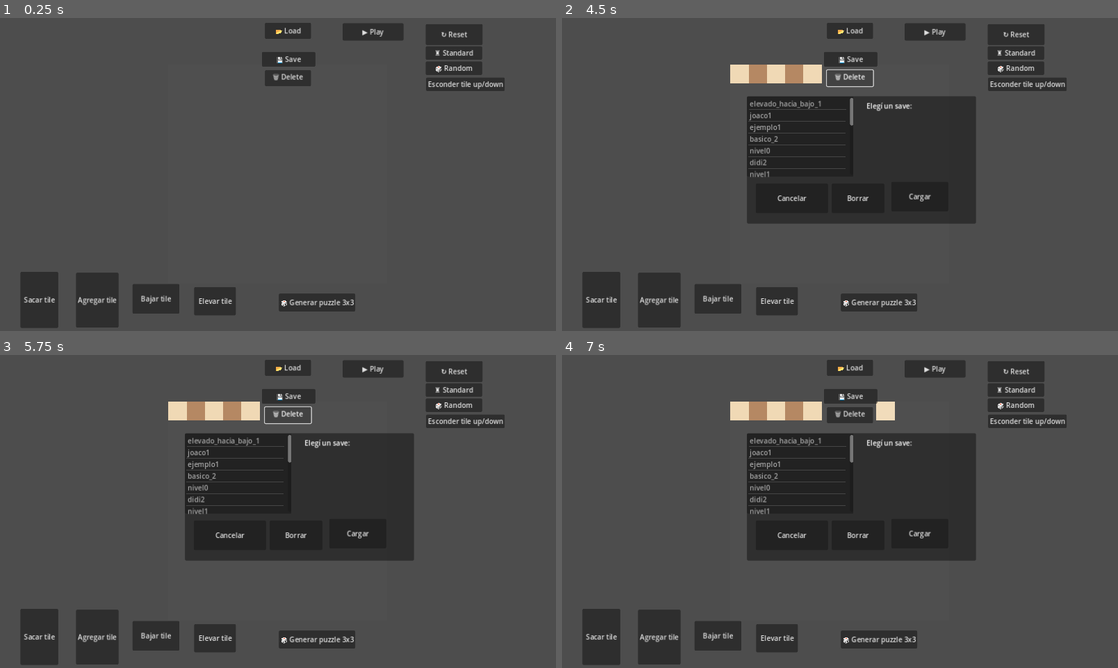
Above: before the commit, frames 1-4 (two rows, left to right).
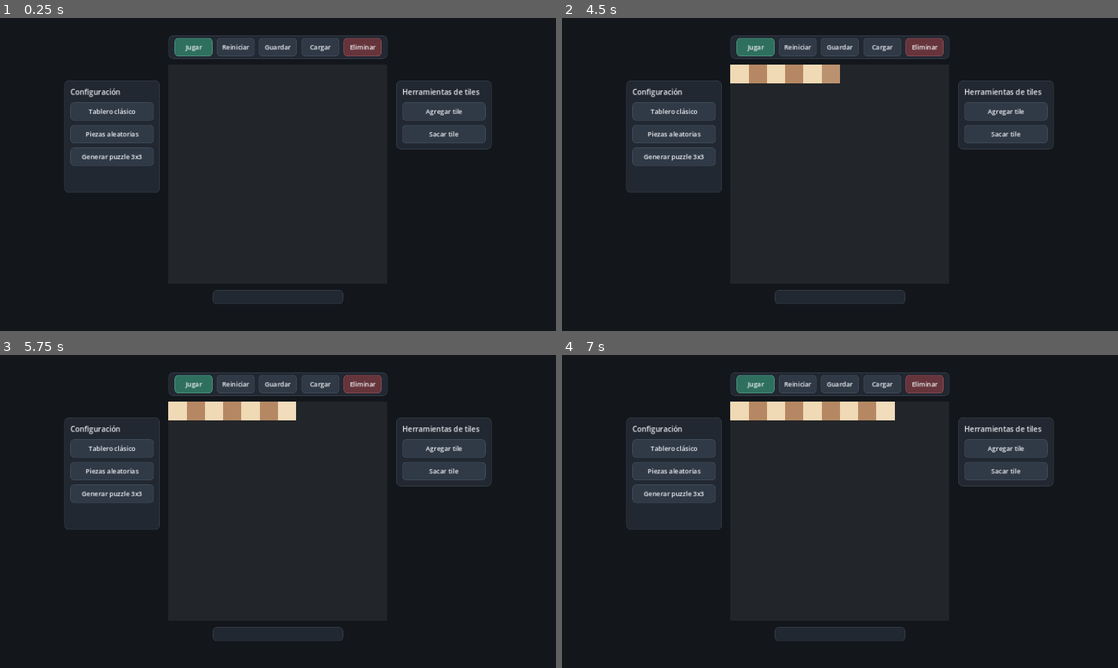
Above: after the commit, the same moments.

Repository: Laia-ar/ajedecks
Game: Godot game, scene res://board.tscn
Same seed, same stepped clock (60 frames per second), same inputs: the game is played once before the commit and once after it.
Inputs (mouse positions are in pixels of both pictures, inside the frame that each line leads up to):
- Up to frame 1 (0.25 s): no input
- Up to frame 2 (4.5 s): click (739, 74) at 0.5 s; click (756, 74) at 1.25 s; click (778, 74) at 2 s; click (795, 74) at 2.75 s; click (812, 74) at 3.5 s; click (828, 74) at 4.25 s
- Up to frame 3 (5.75 s): click (289, 411) at 5 s
- Up to frame 4 (7 s): click (867, 411) at 5.75 s; click (884, 411) at 6.5 s

The runs differ from the first frame. In frame 1, 98% of the frame differs, in the area x 0-100%, y 0-100%; in frame 2, 83%; in frame 3, 83%; in frame 4, 83%.

Commit message:
UI improved

Diff:
--- a/board.tscn
+++ b/board.tscn
@@ -15,13 +15,12 @@
 [ext_resource type="Script" path="res://reset_button.gd" id="15_mmcrq"]
 [ext_resource type="Script" path="res://save_button.gd" id="16_ccxe3"]
 [ext_resource type="Script" path="res://load_button.gd" id="17_3qfpr"]
-[ext_resource type="Script" path="res://card_raise_tile.gd" id="18_o2vdi"]
 [ext_resource type="Script" path="res://standard_board_button.gd" id="20_stnd"]
 [ext_resource type="Script" path="res://random_board_button.gd" id="21_rand"]
-[ext_resource type="Script" path="res://tile_config_toggle.gd" id="23_p1t8u"]
 [ext_resource type="Script" path="res://puzzle_generator.gd" id="24_3hkmn"]
 [ext_resource type="Script" path="res://delete_button.gd" id="25_dbtn"]
 [ext_resource type="Script" path="res://puzzle_info.gd" id="26_pinfo"]
+[ext_resource type="Script" path="res://ui_layout.gd" id="27_ui"]
 
 [node name="Board" type="Control"]
 layout_mode = 3
@@ -30,6 +29,16 @@
 offset_bottom = 40.0
 script = ExtResource("1_f1l42")
 BoardPath = NodePath("Flow")
+
+[node name="Background" type="ColorRect" parent="."]
+layout_mode = 1
+anchors_preset = 15
+anchor_right = 1.0
+anchor_bottom = 1.0
+grow_horizontal = 2
+grow_vertical = 2
+mouse_filter = 2
+color = Color(0.075, 0.09, 0.11, 1)
 
 [node name="StatusLabel" type="Label" parent="."]
 layout_mode = 0
@@ -97,6 +106,34 @@
 offset_bottom = 83.0
 text = "Queen"
 
+[node name="TopToolbar" type="Panel" parent="."]
+layout_mode = 0
+mouse_filter = 2
+
+[node name="LeftToolPanel" type="Panel" parent="."]
+layout_mode = 0
+mouse_filter = 2
+
+[node name="Title" type="Label" parent="LeftToolPanel"]
+layout_mode = 0
+offset_left = 14.0
+offset_top = 14.0
+offset_right = 206.0
+offset_bottom = 40.0
+text = "Configuración"
+
+[node name="RightToolPanel" type="Panel" parent="."]
+layout_mode = 0
+mouse_filter = 2
+
+[node name="Title" type="Label" parent="RightToolPanel"]
+layout_mode = 0
+offset_left = 14.0
+offset_top = 14.0
+offset_right = 206.0
+offset_bottom = 40.0
+text = "Herramientas de tiles"
+
 [node name="DestroyTileCard" type="Button" parent="."]
 layout_mode = 1
 anchors_preset = -1
@@ -131,7 +168,7 @@
 script = ExtResource("14_1lhue")
 BoardPath = NodePath("..")
 PaletteButtons = Array[NodePath]([NodePath("../StandardButton"), NodePath("../RandomButton")])
-TilePaletteButtons = Array[NodePath]([NodePath("../DestroyTileCard"), NodePath("../ReviveTileCard"), NodePath("../RaiseTile"), NodePath("../LowerTile")])
+TilePaletteButtons = Array[NodePath]([NodePath("../DestroyTileCard"), NodePath("../ReviveTileCard")])
 
 [node name="ResetButton" type="Button" parent="."]
 layout_mode = 1
@@ -166,146 +203,116 @@
 BoardPath = NodePath("..")
 FlowPath = NodePath("../Flow")
 
+[node name="DialogBackdrop" type="ColorRect" parent="."]
+visible = false
+z_index = 100
+layout_mode = 1
+anchors_preset = 15
+anchor_right = 1.0
+anchor_bottom = 1.0
+grow_horizontal = 2
+grow_vertical = 2
+color = Color(0, 0, 0, 0.62)
+
 [node name="SaveDialog" type="Panel" parent="."]
 visible = false
-z_index = 10
-layout_mode = 1
-anchors_preset = -1
-anchor_left = 8.825
-anchor_top = 4.675
-anchor_right = 24.5
-anchor_bottom = 13.525
-offset_left = -3.05176e-05
-offset_right = -6.10352e-05
+z_index = 101
+layout_mode = 0
+offset_right = 520.0
+offset_bottom = 360.0
 
 [node name="Label" type="Label" parent="SaveDialog"]
-layout_mode = 1
-anchors_preset = -1
-anchor_left = 0.205
-anchor_top = 0.115
-anchor_right = 0.77
-anchor_bottom = 0.2
-offset_left = 0.00499725
-offset_top = -11.525
-offset_right = -0.030014
+layout_mode = 0
+offset_left = 24.0
+offset_top = 20.0
+offset_right = 496.0
+offset_bottom = 44.0
 text = "Nombre del save:"
 
 [node name="NameInput" type="LineEdit" parent="SaveDialog"]
-layout_mode = 1
-anchors_preset = -1
-anchor_left = 0.201
-anchor_top = 0.281
-anchor_right = 0.749
-anchor_bottom = 0.5
-offset_left = -0.0390015
-offset_top = 0.0649986
-offset_right = -0.0110016
-offset_bottom = 1.5
+layout_mode = 0
+offset_left = 24.0
+offset_top = 48.0
+offset_right = 496.0
+offset_bottom = 88.0
 
 [node name="InformationLabel" type="Label" parent="SaveDialog"]
 layout_mode = 0
-offset_left = 126.0
-offset_top = 180.0
-offset_right = 500.0
-offset_bottom = 204.0
+offset_left = 24.0
+offset_top = 106.0
+offset_right = 496.0
+offset_bottom = 130.0
 text = "Información del puzzle:"
 
 [node name="InformationInput" type="TextEdit" parent="SaveDialog"]
 layout_mode = 0
-offset_left = 126.0
-offset_top = 205.0
-offset_right = 500.0
-offset_bottom = 285.0
+offset_left = 24.0
+offset_top = 134.0
+offset_right = 496.0
+offset_bottom = 282.0
 placeholder_text = "Objetivo, reglas especiales, pistas..."
 wrap_mode = 1
 
 [node name="Confirm" type="Button" parent="SaveDialog"]
 layout_mode = 0
-offset_left = 368.0
-offset_top = 303.0
-offset_right = 559.0
-offset_bottom = 335.0
+offset_left = 270.0
+offset_top = 302.0
+offset_right = 496.0
+offset_bottom = 342.0
 text = "Guardar"
 
 [node name="Cancel" type="Button" parent="SaveDialog"]
 layout_mode = 0
-offset_left = 126.0
-offset_top = 303.0
-offset_right = 317.0
-offset_bottom = 335.0
+offset_left = 24.0
+offset_top = 302.0
+offset_right = 250.0
+offset_bottom = 342.0
 text = "Cancelar"
 
 [node name="LoadDialog" type="Panel" parent="."]
 visible = false
-z_index = 10
-layout_mode = 1
-anchors_preset = -1
-anchor_left = 10.65
-anchor_top = 4.5
-anchor_right = 23.825
-anchor_bottom = 11.825
-offset_left = -3.05176e-05
-offset_bottom = -3.05176e-05
+z_index = 101
+layout_mode = 0
+offset_right = 460.0
+offset_bottom = 360.0
 
 [node name="Label" type="Label" parent="LoadDialog"]
-layout_mode = 1
-anchors_preset = -1
-anchor_left = 0.522
-anchor_top = 0.038
-anchor_right = 0.954
-anchor_bottom = 0.224
-offset_left = -0.0939941
-offset_top = -0.134006
-offset_right = -0.206024
-offset_bottom = -4.284
+layout_mode = 0
+offset_left = 24.0
+offset_top = 20.0
+offset_right = 436.0
+offset_bottom = 44.0
 text = "Elegí un save:"
 
 [node name="FileList" type="ItemList" parent="LoadDialog"]
-layout_mode = 1
-anchors_preset = -1
-anchor_right = 0.465
-anchor_bottom = 0.631
-offset_right = -0.0550232
-offset_bottom = 0.116989
+layout_mode = 0
+offset_left = 24.0
+offset_top = 50.0
+offset_right = 436.0
+offset_bottom = 282.0
 
 [node name="Confirm" type="Button" parent="LoadDialog"]
-layout_mode = 1
-anchors_preset = -1
-anchor_left = 0.631
-anchor_top = 0.672
-anchor_right = 0.88
-anchor_bottom = 0.903
-offset_left = -0.0710144
-offset_top = -0.0480042
-offset_right = -0.0800171
-offset_bottom = -0.00200653
+layout_mode = 0
+offset_left = 302.0
+offset_top = 302.0
+offset_right = 436.0
+offset_bottom = 342.0
 text = "Cargar"
 
 [node name="Cancel" type="Button" parent="LoadDialog"]
-layout_mode = 1
-anchors_preset = -1
-anchor_left = 0.037
-anchor_top = 0.687
-anchor_right = 0.353
-anchor_bottom = 0.918
-offset_left = 0.0830002
-offset_top = -0.0580063
-offset_right = -0.0730057
-offset_bottom = -0.0120087
-text = "Cancelar
-"
+layout_mode = 0
+offset_left = 24.0
+offset_top = 302.0
+offset_right = 158.0
+offset_bottom = 342.0
+text = "Cancelar"
 
 [node name="Delete" type="Button" parent="LoadDialog"]
-layout_mode = 1
-anchors_preset = -1
-anchor_left = 0.37
-anchor_top = 0.687
-anchor_right = 0.6
-anchor_bottom = 0.918
-offset_left = 0.0830002
-offset_top = -0.0580063
-offset_right = -0.0730057
-offset_bottom = -0.0120087
+layout_mode = 0
+offset_left = 163.0
+offset_top = 302.0
+offset_right = 297.0
+offset_bottom = 342.0
 text = "Borrar"
 
 [node name="PuzzleInfo" type="Panel" parent="."]
@@ -373,44 +380,6 @@
 BoardPath = NodePath("..")
 LoadDialogPath = NodePath("../LoadDialog")
 
-[node name="RaiseTile" type="Button" parent="."]
-layout_mode = 1
-anchors_preset = -1
-anchor_left = 11.175
-anchor_top = 15.475
-anchor_right = 13.575
-anchor_bottom = 17.1
-script = ExtResource("18_o2vdi")
-BoardPath = NodePath("..")
-FlowPath = NodePath("../Flow")
-
-[node name="LowerTile" type="Button" parent="."]
-layout_mode = 1
-anchors_preset = -1
-anchor_left = 7.625
-anchor_top = 15.3
-anchor_right = 10.325
-anchor_bottom = 17.0
-offset_left = -3.05176e-05
-offset_top = -6.10352e-05
-offset_right = -3.05176e-05
-script = ExtResource("18_o2vdi")
-BoardPath = NodePath("..")
-FlowPath = NodePath("../Flow")
-Delta = -1
-
-[node name="TileConfigToggle" type="Button" parent="." node_paths=PackedStringArray("raise_tile_button", "lower_tile_button")]
-layout_mode = 1
-anchors_preset = -1
-anchor_left = 24.525
-anchor_top = 3.425
-anchor_right = 27.725
-anchor_bottom = 4.025
-offset_left = -6.10352e-05
-script = ExtResource("23_p1t8u")
-raise_tile_button = NodePath("../RaiseTile")
-lower_tile_button = NodePath("../LowerTile")
-
 [node name="PuzzleGenerator" type="Button" parent="."]
 layout_mode = 1
 anchors_preset = -1
@@ -495,6 +464,9 @@
 [node name="Cancel" type="Button" parent="PiecePicker/GridContainer"]
 layout_mode = 2
 text = "Cancelar"
+
+[node name="UILayout" type="Node" parent="."]
+script = ExtResource("27_ui")
 
 [connection signal="GameWin" from="." to="GameWin" method="_on_board_game_win"]
 [connection signal="SendLocation" from="Flow" to="." method="_on_flow_send_location"]
--- a/card_destroy_tile.gd
+++ b/card_destroy_tile.gd
@@ -13,6 +13,7 @@
 
 func _ready():
 	text = "Sacar tile"
+	tooltip_text = "Seleccionar una tile vacía para eliminarla"
 	pressed.connect(_on_pressed)
 	# Conectarse a la señal del Flow para enterarse cuando se clickea una tile
 	Flow.SendLocation.connect(_on_tile_clicked)
@@ -26,7 +27,7 @@
 		Board.DeactivateAllPaletteTools()
 	SelectingTile = !SelectingTile  # Toggle: si la apretás de nuevo, cancelás
 	if SelectingTile:
-		text = "Elegí una tile para sacar..."
+		text = "Cancelar selección"
 	else:
 		text = "Sacar tile"
 
--- a/card_raise_tile.gd
+++ b/card_raise_tile.gd
@@ -14,6 +14,7 @@
 func _ready():
 	BaseText = "Elevar tile" if Delta > 0 else "Bajar tile"
 	text = BaseText
+	tooltip_text = "Cambiar la altura de una tile activa"
 	pressed.connect(_on_pressed)
 	Flow.SendLocation.connect(_on_tile_clicked)
 
@@ -26,7 +27,7 @@
 		Board.DeactivateAllPaletteTools()
 	Selecting = !Selecting
 	if Selecting:
-		text = "Elegí una tile..."
+		text = "Cancelar selección"
 	else:
 		text = BaseText
 
--- a/card_revive_tile.gd
+++ b/card_revive_tile.gd
@@ -10,6 +10,7 @@
 
 func _ready():
 	text = "Agregar tile"
+	tooltip_text = "Seleccionar un espacio gris para recuperar la tile"
 	pressed.connect(_on_pressed)
 	Flow.SendLocation.connect(_on_tile_clicked)
 
@@ -22,7 +23,7 @@
 		Board.DeactivateAllPaletteTools()
 	SelectingTile = !SelectingTile
 	if SelectingTile:
-		text = "Elegí dónde agregar una tile..."
+		text = "Cancelar selección"
 	else:
 		text = "Agregar tile"
 
--- a/delete_button.gd
+++ b/delete_button.gd
@@ -5,11 +5,13 @@
 
 @onready var Board = get_node(BoardPath)
 @onready var LoadDialog = get_node(LoadDialogPath)
+@onready var DialogBackdrop = LoadDialog.get_parent().get_node("DialogBackdrop")
 
 const SAVE_DIR = "res://saves/"
 
 func _ready():
-	text = "🗑 Delete"
+	text = "Eliminar"
+	tooltip_text = "Eliminar un puzzle guardado"
 	pressed.connect(_on_pressed)
 	LoadDialog.get_node("Delete").pressed.connect(_on_delete_confirm)
 	LoadDialog.get_node("Cancel").pressed.connect(_on_cancel)
@@ -28,6 +30,10 @@
 			list.add_item(filename.trim_suffix(".json"))
 		filename = dir.get_next()
 
+	LoadDialog.get_node("Label").text = "Eliminar puzzle"
+	LoadDialog.get_node("Confirm").visible = false
+	LoadDialog.get_node("Delete").visible = true
+	DialogBackdrop.visible = true
 	LoadDialog.visible = true
 
 func _on_delete_confirm():
@@ -45,3 +51,4 @@
 
 func _on_cancel():
 	LoadDialog.visible = false
+	DialogBackdrop.visible = false
--- a/load_button.gd
+++ b/load_button.gd
@@ -7,17 +7,23 @@
 @onready var Board = get_node(BoardPath)
 @onready var LoadDialog = get_node(LoadDialogPath)
 @onready var PuzzleInfo = get_node(PuzzleInfoPath)
+@onready var DialogBackdrop = LoadDialog.get_parent().get_node("DialogBackdrop")
 
 const SAVE_DIR = "res://saves/"
 
 func _ready():
-	text = "📂 Load"
+	text = "Cargar"
+	tooltip_text = "Cargar un puzzle guardado"
 	pressed.connect(_on_pressed)
 	LoadDialog.get_node("Confirm").pressed.connect(_on_confirm)
 	LoadDialog.get_node("Cancel").pressed.connect(_on_cancel)
 
 func _on_pressed():
 	_refresh_save_list()
+	LoadDialog.get_node("Label").text = "Cargar puzzle"
+	LoadDialog.get_node("Confirm").visible = true
+	LoadDialog.get_node("Delete").visible = false
+	DialogBackdrop.visible = true
 	LoadDialog.visible = true
 
 func _refresh_save_list():
@@ -58,7 +64,9 @@
 	Board.DeserializeBoard(data)
 	PuzzleInfo.set_information(str(data.get("information", "")))
 	LoadDialog.visible = false
+	DialogBackdrop.visible = false
 	print("Cargado: " + path)
 
 func _on_cancel():
 	LoadDialog.visible = false
+	DialogBackdrop.visible = false
--- a/mode_toggle.gd
+++ b/mode_toggle.gd
@@ -9,16 +9,17 @@
 @onready var Board = get_node(BoardPath)
 
 func _ready():
-	text = "▶ Play"
+	text = "Jugar"
+	tooltip_text = "Probar el puzzle con las reglas de juego"
 	pressed.connect(_on_pressed)
 
 func _on_pressed():
 	Board.PlayMode = not Board.PlayMode
 	if Board.PlayMode:
-		text = "✎ Edit"
+		text = "Editar"
 		_set_palette_enabled(false)
 	else:
-		text = "▶ Play"
+		text = "Jugar"
 		_set_palette_enabled(true)
 
 func _set_palette_enabled(enabled: bool):
--- a/puzzle_generator.gd
+++ b/puzzle_generator.gd
@@ -23,7 +23,8 @@
 const PIECE_TYPES = ["Rook", "Bishop", "Knight"]
 
 func _ready():
-	text = "🎲 Generar puzzle 3x3"
+	text = "Generar puzzle 3x3"
+	tooltip_text = "Generar un puzzle experimental de tiles"
 	pressed.connect(_on_pressed)
 
 func _on_pressed():
--- a/random_board_button.gd
+++ b/random_board_button.gd
@@ -10,7 +10,8 @@
 var piece_scenes: Dictionary
 
 func _ready():
-	text = "🎲 Random"
+	text = "Piezas aleatorias"
+	tooltip_text = "Distribuir piezas al azar sobre las tiles activas"
 	pressed.connect(_on_pressed)
 	piece_scenes = {
 		"Pawn": Flow.Pawn,
--- a/reset_button.gd
+++ b/reset_button.gd
@@ -9,7 +9,8 @@
 @onready var ModeToggle = get_node(ModeTogglePath)
 
 func _ready():
-	text = "↻ Reset"
+	text = "Reiniciar"
+	tooltip_text = "Vaciar el tablero y volver al modo edición"
 	pressed.connect(_on_pressed)
 
 func _on_pressed():
--- a/save_button.gd
+++ b/save_button.gd
@@ -5,11 +5,13 @@
 
 @onready var Board = get_node(BoardPath)
 @onready var SaveDialog = get_node(SaveDialogPath)
+@onready var DialogBackdrop = SaveDialog.get_parent().get_node("DialogBackdrop")
 
 const SAVE_DIR = "res://saves/"
 
 func _ready():
-	text = "💾 Save"
+	text = "Guardar"
+	tooltip_text = "Guardar el puzzle actual"
 	pressed.connect(_on_pressed)
 	# Los puzzles se guardan dentro del proyecto para poder versionarlos.
 	var error = DirAccess.make_dir_recursive_absolute(ProjectSettings.globalize_path(SAVE_DIR))
@@ -20,6 +22,7 @@
 	SaveDialog.get_node("Cancel").pressed.connect(_on_cancel)
 
 func _on_pressed():
+	DialogBackdrop.visible = true
 	SaveDialog.visible = true
 	SaveDialog.get_node("NameInput").text = ""
 	SaveDialog.get_node("InformationInput").text = ""
@@ -44,7 +47,9 @@
 	file.close()
 
 	SaveDialog.visible = false
+	DialogBackdrop.visible = false
 	print("Guardado: " + path)
 
 func _on_cancel():
 	SaveDialog.visible = false
+	DialogBackdrop.visible = false
--- /dev/null
+++ b/saves/ejemplo2.json
@@ -0,0 +1,12 @@
+{
+  "active_tiles": [],
+  "board_x": 12,
+  "board_y": 12,
+  "information": "Vamos a ver si las notas funcionan, en particular cuando ess extesno. Lorem ipsum\nVamos a ver si las notas funcionan, en particular cuando ess extesno. Lorem ipsum\nVamos a ver si las notas funcionan, en particular cuando ess extesno. Lorem ipsum\nVamos a ver si las notas funcionan, en particular cuando ess extesno. Lorem ipsum\nVamos a ver si las notas funcionan, en particular cuando ess extesno. Lorem ipsum\nVamos a ver si las notas funcionan, en particular cuando ess extesno. Lorem ipsum\nVamos a ver si las notas funcionan, en particular cuando ess extesno. Lorem ipsum\nVamos a ver si las notas funcionan, en particular cuando ess extesno. Lorem ipsum",
+  "pieces": [],
+  "tile_heights": {
+
+  },
+  "turn": 0,
+  "version": 1
+}
--- a/standard_board_button.gd
+++ b/standard_board_button.gd
@@ -7,7 +7,8 @@
 @onready var Flow = get_node(FlowPath)
 
 func _ready():
-	text = "♜ Standard"
+	text = "Tablero clásico"
+	tooltip_text = "Crear una partida de ajedrez estándar"
 	pressed.connect(_on_pressed)
 
 func _on_pressed():
--- a/tile_config_toggle.gd
+++ b/tile_config_toggle.gd
@@ -3,22 +3,27 @@
 @export var raise_tile_button: Button
 @export var lower_tile_button: Button
 
-var _hidden: bool = false
+var _hidden: bool = true
 
 func _ready():
 	pressed.connect(_on_pressed)
+	tooltip_text = "Mostrar u ocultar las herramientas de altura"
+	_update_button_visibility()
 	_update_text()
 
 func _on_pressed():
 	_hidden = not _hidden
+	_update_button_visibility()
+	_update_text()
+
+func _update_button_visibility():
 	if raise_tile_button != null:
 		raise_tile_button.visible = not _hidden
 	if lower_tile_button != null:
 		lower_tile_button.visible = not _hidden
-	_update_text()
 
 func _update_text():
 	if _hidden:
-		text = "Mostrar tile up/down"
+		text = "Mostrar alturas"
 	else:
-		text = "Esconder tile up/down"
+		text = "Ocultar alturas"
--- /dev/null
+++ b/ui_layout.gd
@@ -0,0 +1,162 @@
+extends Node
+
+const PANEL_WIDTH := 220.0
+const PANEL_PADDING := 14.0
+const BUTTON_HEIGHT := 42.0
+const BUTTON_GAP := 10.0
+
+@onready var Board = get_parent()
+@onready var Flow: Control = Board.get_node("Flow")
+@onready var Background: ColorRect = Board.get_node("Background")
+@onready var DialogBackdrop: ColorRect = Board.get_node("DialogBackdrop")
+@onready var TopToolbar: Panel = Board.get_node("TopToolbar")
+@onready var LeftPanel: Panel = Board.get_node("LeftToolPanel")
+@onready var RightPanel: Panel = Board.get_node("RightToolPanel")
+@onready var StatusLabel: Label = Board.get_node("StatusLabel")
+
+func _ready():
+	get_viewport().size_changed.connect(_layout)
+	call_deferred("_initialize_ui")
+
+func _initialize_ui():
+	_apply_styles()
+	_layout()
+
+func _layout():
+	var viewport_size = get_viewport().get_visible_rect().size
+	Background.size = viewport_size
+	DialogBackdrop.size = viewport_size
+
+	var board_rect = Rect2(Flow.position, Flow.size)
+	TopToolbar.position = Vector2(board_rect.position.x, maxf(16.0, board_rect.position.y - 68.0))
+	TopToolbar.size = Vector2(board_rect.size.x, 54.0)
+
+	var left_x = maxf(16.0, board_rect.position.x - PANEL_WIDTH - 20.0)
+	var right_x = minf(viewport_size.x - PANEL_WIDTH - 16.0, board_rect.end.x + 20.0)
+	LeftPanel.position = Vector2(left_x, board_rect.position.y + 36.0)
+	LeftPanel.size = Vector2(PANEL_WIDTH, 258.0)
+	RightPanel.position = Vector2(right_x, board_rect.position.y + 36.0)
+	RightPanel.size = Vector2(PANEL_WIDTH, 158.0)
+
+	_layout_top_buttons()
+	_layout_side_panel(LeftPanel, [
+		Board.get_node("StandardButton"),
+		Board.get_node("RandomButton"),
+		Board.get_node("PuzzleGenerator")
+	])
+	_layout_side_panel(RightPanel, [
+		Board.get_node("ReviveTileCard"),
+		Board.get_node("DestroyTileCard")
+	])
+
+	StatusLabel.position = Vector2(
+		board_rect.position.x + (board_rect.size.x - 300.0) / 2.0,
+		board_rect.end.y + 14.0
+	)
+	StatusLabel.size = Vector2(300.0, 32.0)
+
+	_center_dialog(Board.get_node("SaveDialog"), Vector2(520.0, 360.0), viewport_size)
+	_center_dialog(Board.get_node("LoadDialog"), Vector2(460.0, 360.0), viewport_size)
+
+func _layout_top_buttons():
+	var buttons = [
+		Board.get_node("ModeToggle"),
+		Board.get_node("ResetButton"),
+		Board.get_node("SaveButton"),
+		Board.get_node("LoadButton"),
+		Board.get_node("DeleteButton")
+	]
+	var available_width = TopToolbar.size.x - PANEL_PADDING * 2.0
+	var width = (available_width - BUTTON_GAP * (buttons.size() - 1)) / buttons.size()
+	for index in buttons.size():
+		var button: Button = buttons[index]
+		_prepare_control(button)
+		button.position = TopToolbar.position + Vector2(
+			PANEL_PADDING + index * (width + BUTTON_GAP),
+			6.0
+		)
+		button.size = Vector2(width, BUTTON_HEIGHT)
+
+func _layout_side_panel(panel: Panel, buttons: Array):
+	var y = 50.0
+	for button in buttons:
+		_prepare_control(button)
+		button.position = panel.position + Vector2(PANEL_PADDING, y)
+		button.size = Vector2(PANEL_WIDTH - PANEL_PADDING * 2.0, BUTTON_HEIGHT)
+		y += BUTTON_HEIGHT + BUTTON_GAP
+
+func _apply_styles():
+	var panel_style = _style(Color("#222831"), Color("#39424e"), 10, 1)
+	TopToolbar.add_theme_stylebox_override("panel", panel_style)
+	LeftPanel.add_theme_stylebox_override("panel", panel_style)
+	RightPanel.add_theme_stylebox_override("panel", panel_style)
+
+	var normal = _style(Color("#303946"), Color("#465262"), 8, 1)
+	var hover = _style(Color("#3b4655"), Color("#68778a"), 8, 1)
+	var pressed = _style(Color("#26303b"), Color("#8da2b8"), 8, 2)
+	var disabled = _style(Color("#252b33"), Color("#343c47"), 8, 1)
+
+	for node in Board.get_children():
+		if node is Button:
+			_style_button(node, normal, hover, pressed, disabled)
+
+	for dialog_name in ["SaveDialog", "LoadDialog", "PiecePicker"]:
+		var dialog: Panel = Board.get_node(dialog_name)
+		dialog.add_theme_stylebox_override("panel", _style(Color("#222831"), Color("#596777"), 12, 1))
+		for child in dialog.find_children("*", "Button", true, false):
+			_style_button(child, normal, hover, pressed, disabled)
+
+	for input in [
+		Board.get_node("SaveDialog/NameInput"),
+		Board.get_node("SaveDialog/InformationInput"),
+		Board.get_node("LoadDialog/FileList")
+	]:
+		input.add_theme_font_size_override("font_size", 15)
+
+	var primary: Button = Board.get_node("ModeToggle")
+	primary.add_theme_stylebox_override("normal", _style(Color("#2f6f5e"), Color("#55a58c"), 8, 1))
+	primary.add_theme_stylebox_override("hover", _style(Color("#398671"), Color("#76c3aa"), 8, 1))
+
+	var danger: Button = Board.get_node("DeleteButton")
+	danger.add_theme_stylebox_override("normal", _style(Color("#66343b"), Color("#9a525c"), 8, 1))
+	danger.add_theme_stylebox_override("hover", _style(Color("#7b3c45"), Color("#c06a76"), 8, 1))
+
+	for label in [LeftPanel.get_node("Title"), RightPanel.get_node("Title")]:
+		label.add_theme_color_override("font_color", Color("#e8edf2"))
+		label.add_theme_font_size_override("font_size", 17)
+
+	StatusLabel.horizontal_alignment = HORIZONTAL_ALIGNMENT_CENTER
+	StatusLabel.vertical_alignment = VERTICAL_ALIGNMENT_CENTER
+	_prepare_control(StatusLabel)
+	StatusLabel.add_theme_color_override("font_color", Color("#dce4ec"))
+	StatusLabel.add_theme_stylebox_override("normal", _style(Color("#222831"), Color("#39424e"), 8, 1))
+
+func _style_button(button: Button, normal: StyleBox, hover: StyleBox, pressed: StyleBox, disabled: StyleBox):
+	button.custom_minimum_size = Vector2(0, BUTTON_HEIGHT)
+	button.add_theme_font_size_override("font_size", 15)
+	button.add_theme_color_override("font_color", Color("#f3f5f7"))
+	button.add_theme_color_override("font_hover_color", Color.WHITE)
+	button.add_theme_color_override("font_disabled_color", Color("#7d8793"))
+	button.add_theme_stylebox_override("normal", normal)
+	button.add_theme_stylebox_override("hover", hover)
+	button.add_theme_stylebox_override("pressed", pressed)
+	button.add_theme_stylebox_override("disabled", disabled)
+	button.add_theme_stylebox_override("focus", StyleBoxEmpty.new())
+
+func _prepare_control(control: Control):
+	control.set_anchors_preset(Control.PRESET_TOP_LEFT)
+	control.grow_horizontal = Control.GROW_DIRECTION_END
+	control.grow_vertical = Control.GROW_DIRECTION_END
+
+func _center_dialog(dialog: Control, dialog_size: Vector2, viewport_size: Vector2):
+	_prepare_control(dialog)
+	dialog.size = dialog_size
+	dialog.position = (viewport_size - dialog_size) / 2.0
+
+func _style(background: Color, border: Color, radius: int, border_width: int) -> StyleBoxFlat:
+	var style = StyleBoxFlat.new()
+	style.bg_color = background
+	style.border_color = border
+	style.set_border_width_all(border_width)
+	style.set_corner_radius_all(radius)
+	return style
Not shown: 1 places in board.tscn that only renumber resources
